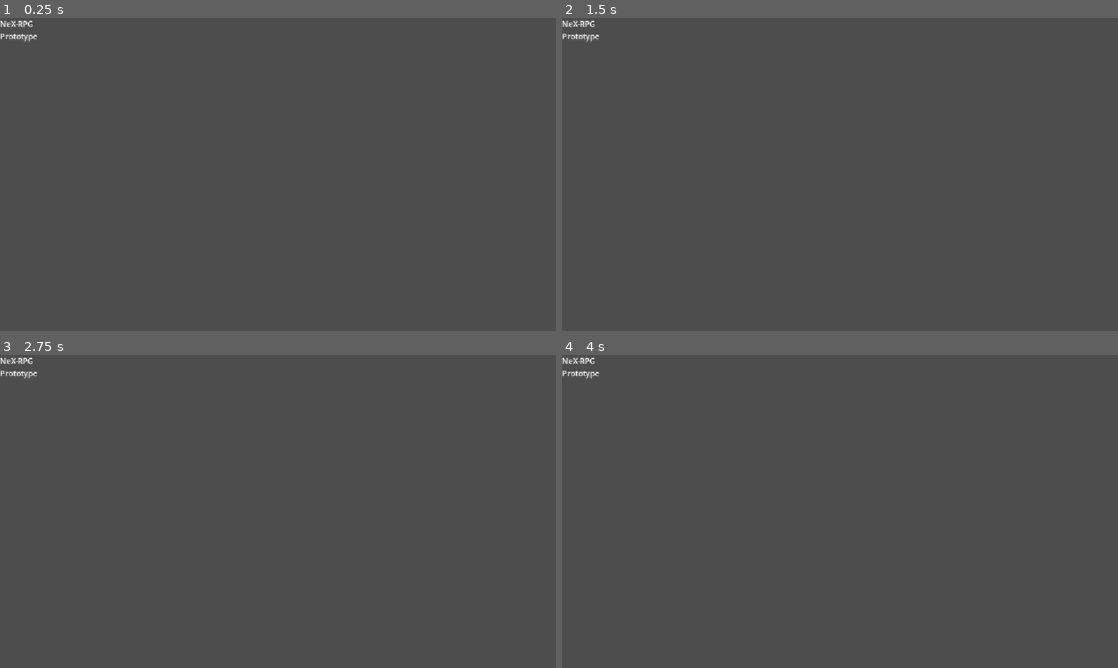
Above: before the commit, frames 1-4 (two rows, left to right).
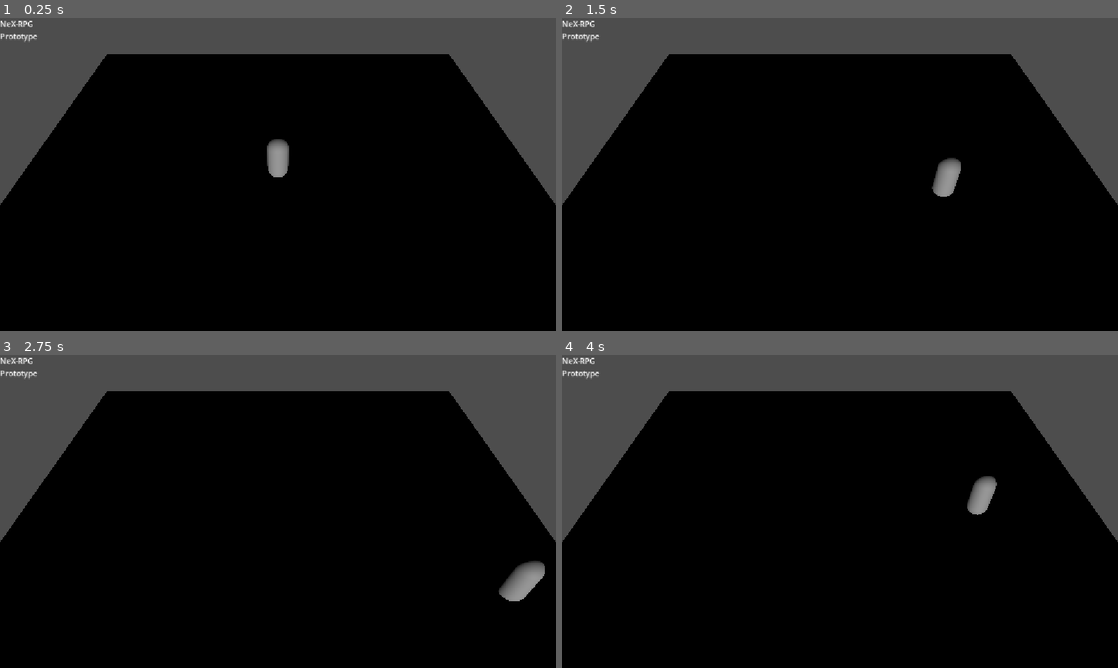
Above: after the commit, the same moments.

Repository: arturkramar535/NeX-RPG
Game: Godot game, scene res://scenes/world/World.tscn
Two runs of this game, one before a commit and one after it. Both use one fixed random seed, a clock stepped at 60 frames per second and the inputs below. The project has no main scene, so this scene is started directly.
Inputs:
- Up to frame 1 (0.25 s): no input
- Up to frame 2 (1.5 s): tap Enter at 0.5 s; hold D (move_right) 0.53-1.28 s; hold S (move_down) from 1.28 s (still down)
- Up to frame 3 (2.75 s): release S (move_down) at 2.03 s; hold D (move_right) from 2.03 s (still down)
- Up to frame 4 (4 s): release D (move_right) at 2.78 s; hold W (move_up) 2.78-3.53 s; hold A (move_left) from 3.53 s (still down)

The runs differ from the first frame. In frame 1, 79% of the frame differs, in the area x 0-100%, y 11-100%; in frame 2, 79%; in frame 3, 79%; in frame 4, 79%.

Commit message:
Add basic 3D player controller

Diff:
--- /dev/null
+++ b/scenes/characters/CharacterBody3D.tscn
@@ -0,0 +1,21 @@
+[gd_scene format=3 uid="uid://cxd5pa6hdvvef"]
+
+[ext_resource type="Script" uid="uid://2w0sq424sedw" path="res://scripts/player/player_controller.gd" id="1_2751v"]
+
+[sub_resource type="CapsuleShape3D" id="CapsuleShape3D_4lv1d"]
+radius = 0.4
+height = 1.8
+
+[sub_resource type="CapsuleMesh" id="CapsuleMesh_4lv1d"]
+radius = 0.4
+height = 1.8
+
+[node name="Player" type="CharacterBody3D" unique_id=2102119853]
+transform = Transform3D(1, 0, 0, 0, 1, 0, 0, 0, 1, 0, 1, 0)
+script = ExtResource("1_2751v")
+
+[node name="CollisionShape3D" type="CollisionShape3D" parent="." unique_id=598929102]
+shape = SubResource("CapsuleShape3D_4lv1d")
+
+[node name="Visual" type="MeshInstance3D" parent="." unique_id=934377491]
+mesh = SubResource("CapsuleMesh_4lv1d")
--- /dev/null
+++ b/scenes/characters/player.tscn
@@ -0,0 +1,21 @@
+[gd_scene format=3 uid="uid://bmx6ynphorvcb"]
+
+[ext_resource type="Script" uid="uid://2w0sq424sedw" path="res://scripts/player/player_controller.gd" id="1_rp718"]
+
+[sub_resource type="CapsuleShape3D" id="CapsuleShape3D_4lv1d"]
+radius = 0.4
+height = 1.8
+
+[sub_resource type="CapsuleMesh" id="CapsuleMesh_4lv1d"]
+radius = 0.4
+height = 1.8
+
+[node name="Player" type="CharacterBody3D" unique_id=2102119853]
+transform = Transform3D(1, 0, 0, 0, 1, 0, 0, 0, 1, 0, 1, 0)
+script = ExtResource("1_rp718")
+
+[node name="CollisionShape3D" type="CollisionShape3D" parent="." unique_id=598929102]
+shape = SubResource("CapsuleShape3D_4lv1d")
+
+[node name="Visual" type="MeshInstance3D" parent="." unique_id=934377491]
+mesh = SubResource("CapsuleMesh_4lv1d")
--- a/scenes/world/World.tscn
+++ b/scenes/world/World.tscn
@@ -1,7 +1,15 @@
 [gd_scene format=3 uid="uid://dd7k33nkv5qvj"]
 
+[ext_resource type="PackedScene" uid="uid://bmx6ynphorvcb" path="res://scenes/characters/player.tscn" id="1_5qbjp"]
+
+[sub_resource type="StandardMaterial3D" id="StandardMaterial3D_qjesc"]
+
 [sub_resource type="PlaneMesh" id="PlaneMesh_4lv1d"]
+material = SubResource("StandardMaterial3D_qjesc")
 size = Vector2(20, 20)
+
+[sub_resource type="BoxShape3D" id="BoxShape3D_4lv1d"]
+size = Vector3(20, 0.2, 20)
 
 [node name="World" type="Node3D" unique_id=310213300]
 
@@ -13,9 +21,11 @@
 mesh = SubResource("PlaneMesh_4lv1d")
 
 [node name="GameCamera" type="Camera3D" parent="." unique_id=2026590949]
-transform = Transform3D(1, 0, 0, 0, 1, 0, 0, 0, 1, 0, 10, 10)
+transform = Transform3D(1, 0, 0, 0, 0.70710677, 0.70710677, 0, -0.70710677, 0.70710677, 0, 10, 10)
 keep_aspect = 0
 current = true
+
+[node name="Player" parent="." unique_id=2102119853 instance=ExtResource("1_5qbjp")]
 
 [node name="UI" type="CanvasLayer" parent="." unique_id=790897373]
 
@@ -24,3 +34,9 @@
 offset_bottom = 23.0
 text = "NeX-RPG
 Prototype"
+
+[node name="GroundCollision" type="StaticBody3D" parent="." unique_id=1357076976]
+
+[node name="CollisionShape3D" type="CollisionShape3D" parent="GroundCollision" unique_id=647494975]
+transform = Transform3D(1, 0, 0, 0, 1, 0, 0, 0, 1, 0, -0.1, 0)
+shape = SubResource("BoxShape3D_4lv1d")
--- /dev/null
+++ b/scripts/player/player_controller.gd
@@ -0,0 +1,29 @@
+extends CharacterBody3D
+
+## Basic player movement controller.
+## Input is handled through the global InputManager.
+
+@export var movement_speed: float = 5.0
+
+
+func _physics_process(_delta: float) -> void:
+	var input_direction := InputManager.get_movement_vector()
+
+	var direction := Vector3(
+		input_direction.x,
+		0.0,
+		input_direction.y
+	)
+
+	if direction.length() > 1.0:
+		direction = direction.normalized()
+
+	velocity.x = direction.x * movement_speed
+	velocity.z = direction.z * movement_speed
+
+	if not is_on_floor():
+		velocity.y -= 20.0 * _delta
+	else:
+		velocity.y = 0.0
+
+	move_and_slide()
Not shown, added: scripts/player/player_controller.gd.uid
